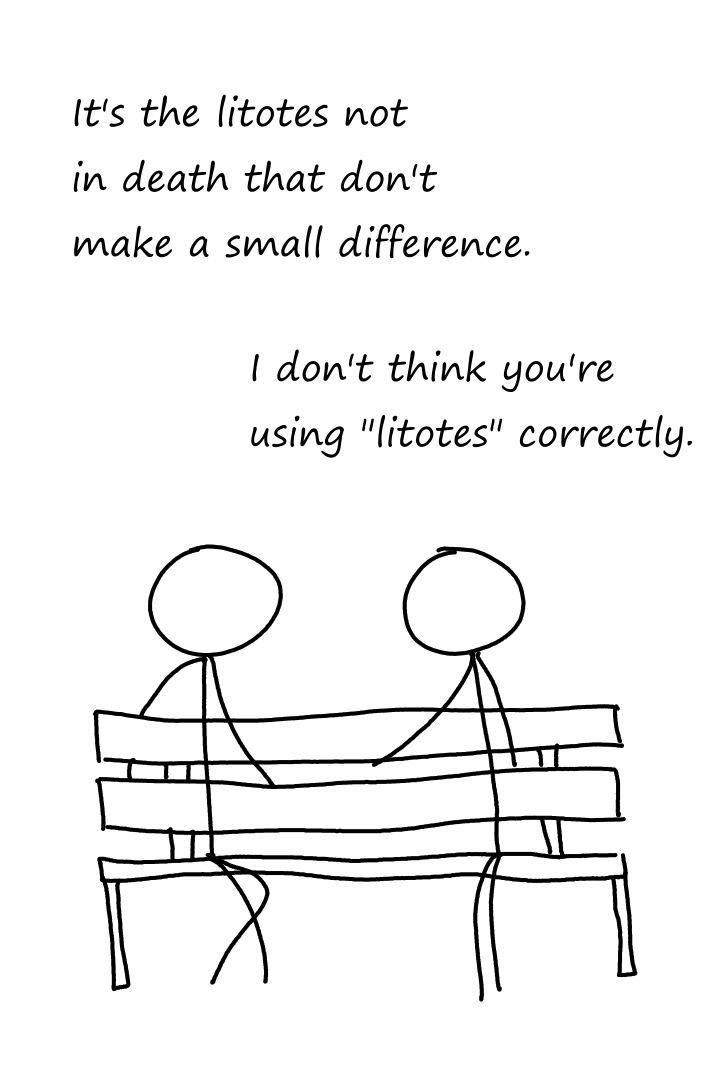
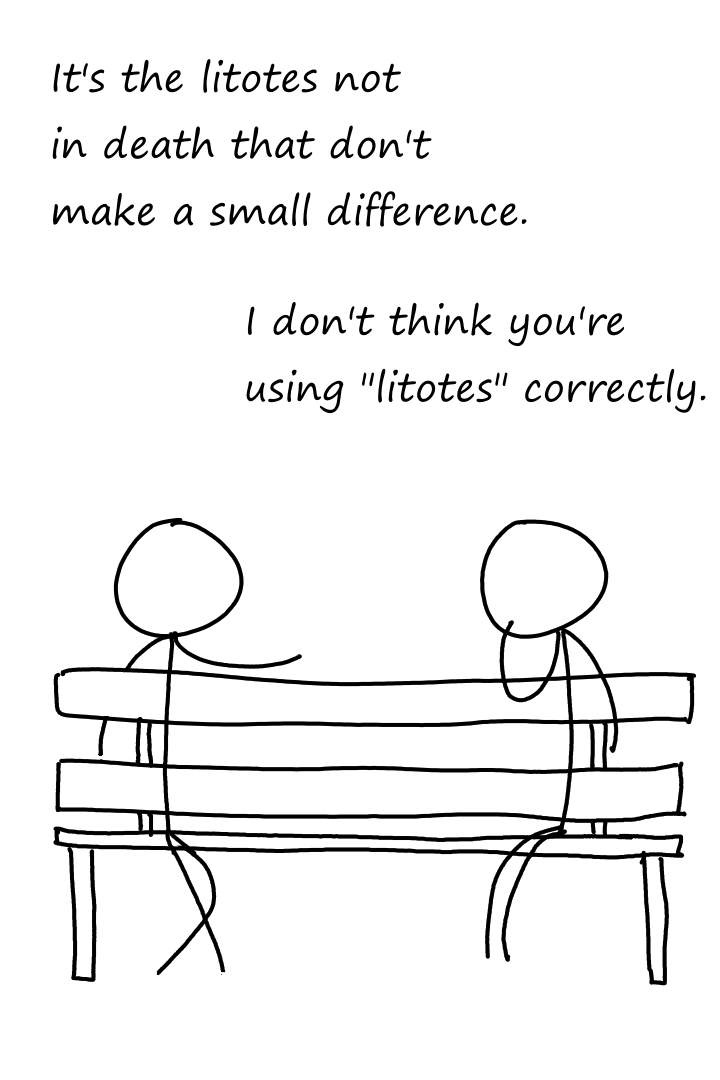
Revision of a layered 720 × 1080 image; what changed, layer by layer:
renamed "Bench" to "Paint Layer 1", painted on it over [53, 384, 706, 1002]
removed layer "Person 2" over [358, 519, 550, 1002]
removed layer "Person 1" over [64, 518, 320, 992]
